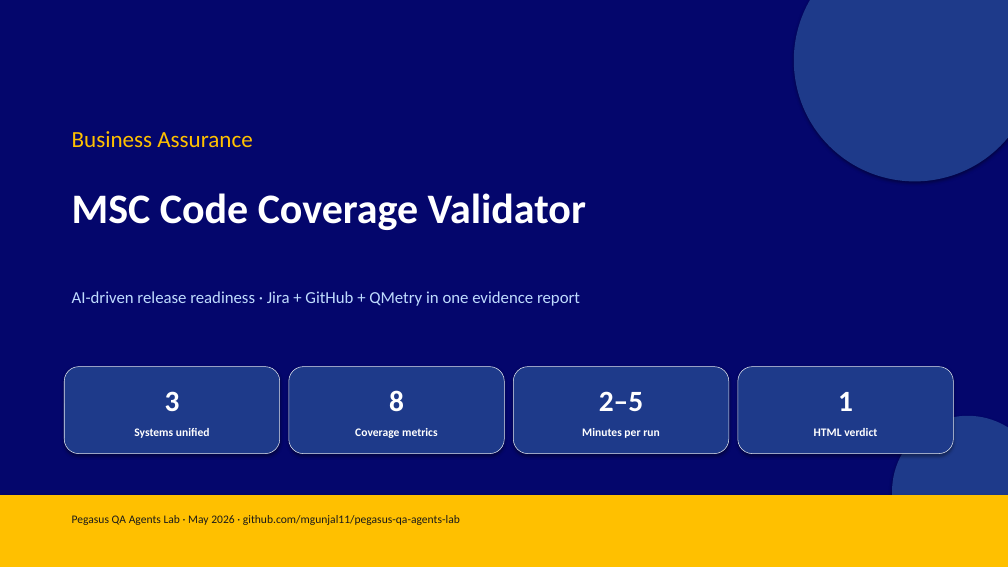
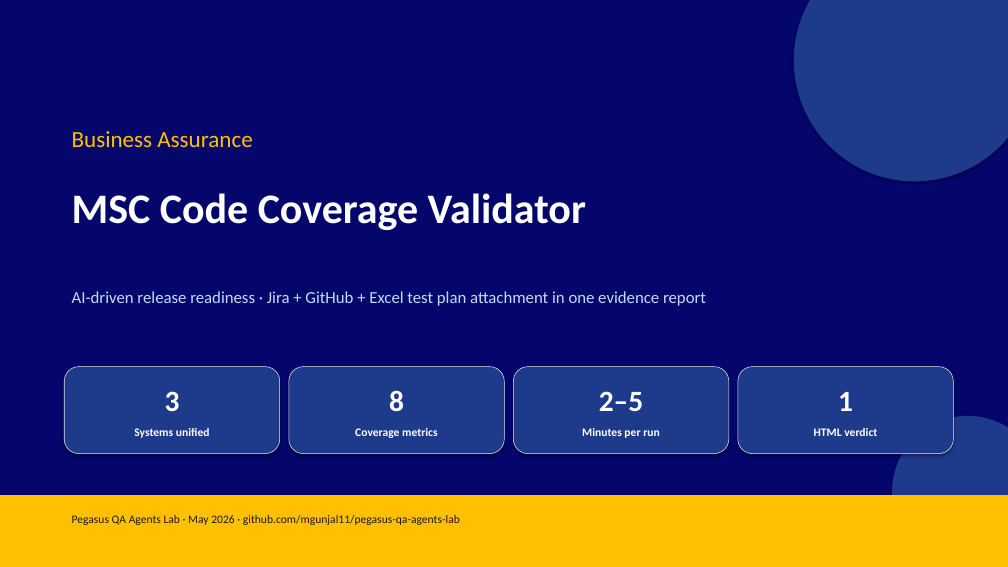
Before and after one commit to mgunjal11/pegasus-qa-agents-lab-copy, a slide deck: slide 1 of docs/MSC-Code-Coverage-Validator-Guide.pptx. Drawn at 1008x567 pixels with LibreOffice and Linux fonts; fonts in the diff are those of the drawing. Boxes give left, top, right and bottom in pixels: in the first picture for what was removed or moved away, otherwise in the second. Text is boxed around its words. In the diff, an @@ line names an element or a change of style, - is before the commit and + after.

```diff
--- a/docs/MSC-Code-Coverage-Validator-Guide.pptx
+++ b/docs/MSC-Code-Coverage-Validator-Guide.pptx
@@ text at bbox=[72, 291, 706, 306]: text changed @@
-AI-driven release readiness · Jira + GitHub + QMetry in one evidence report
+AI-driven release readiness · Jira + GitHub + Excel test plan attachment in one evidence report
```
Also in this commit, not shown: 15 other slides changed, 1 slide added, 13 other files.
